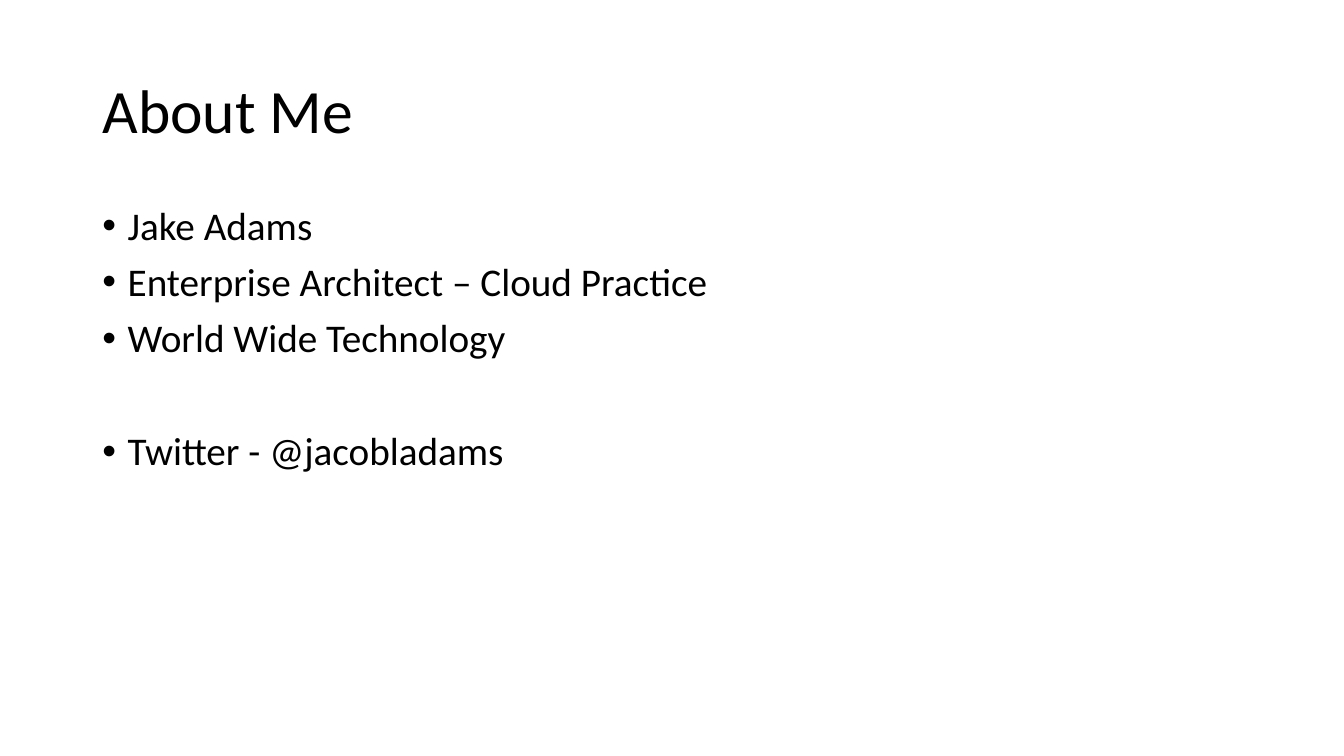
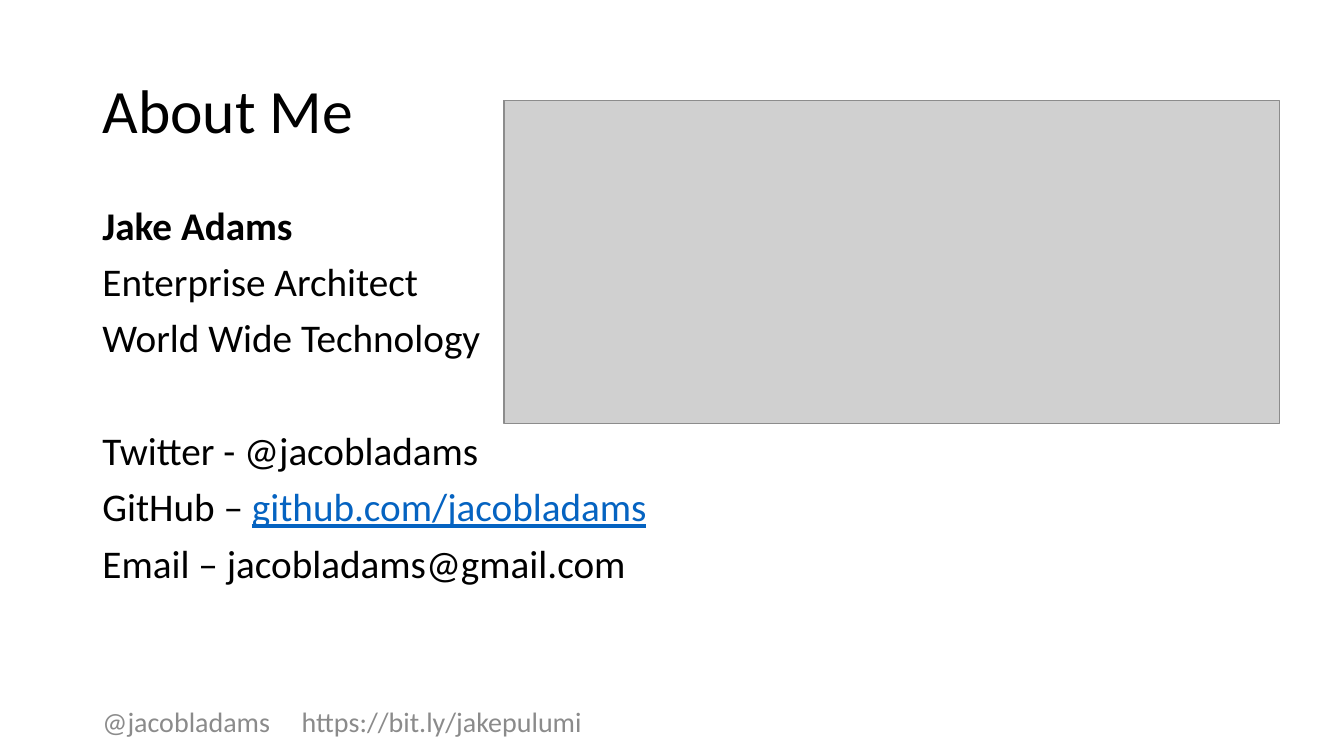
Before and after one commit to jacobladams/creating-cloud-infrastructure-with-c-sharp-and-pulumi, a slide deck: slide 3 of Creating Cloud Infrastructure with C# and Pulumi.pptx. Drawn at 1344x756 pixels with LibreOffice and Linux fonts; fonts in the diff are those of the drawing; grey boxes stand for pictures. Boxes give left, top, right and bottom in pixels: in the first picture for what was removed or moved away, otherwise in the second. Text is boxed around its words. In the diff, an @@ line names an element or a change of style, - is before the commit and + after.

```diff
--- a/Creating Cloud Infrastructure with C# and Pulumi.pptx
+++ b/Creating Cloud Infrastructure with C# and Pulumi.pptx
@@ picture added at <box>504,101,1255,413</box> @@
@@ picture added at <box>504,101,1279,423</box> @@
@@ text at <box>102,212,480,472</box>: bold on in "Jake Adams"; bullet • to none @@
@@ text at <box>102,268,418,303</box>: text changed @@
-• Enterprise Architect – Cloud Practice
+Enterprise Architect
@@ text at <box>102,493,647,585</box>: paragraphs added @@
+GitHub – github.com/jacobladams
+Email – jacobladams@gmail.com
@@ text added at <box>102,712,582,737</box>, 20 pt, text #8C8C8C @@
+@jacobladams https://bit.ly/jakepulumi
```
Also in this commit, not shown: 2 other slides changed, 10 slides added, 2 slides removed, 35 other files.
